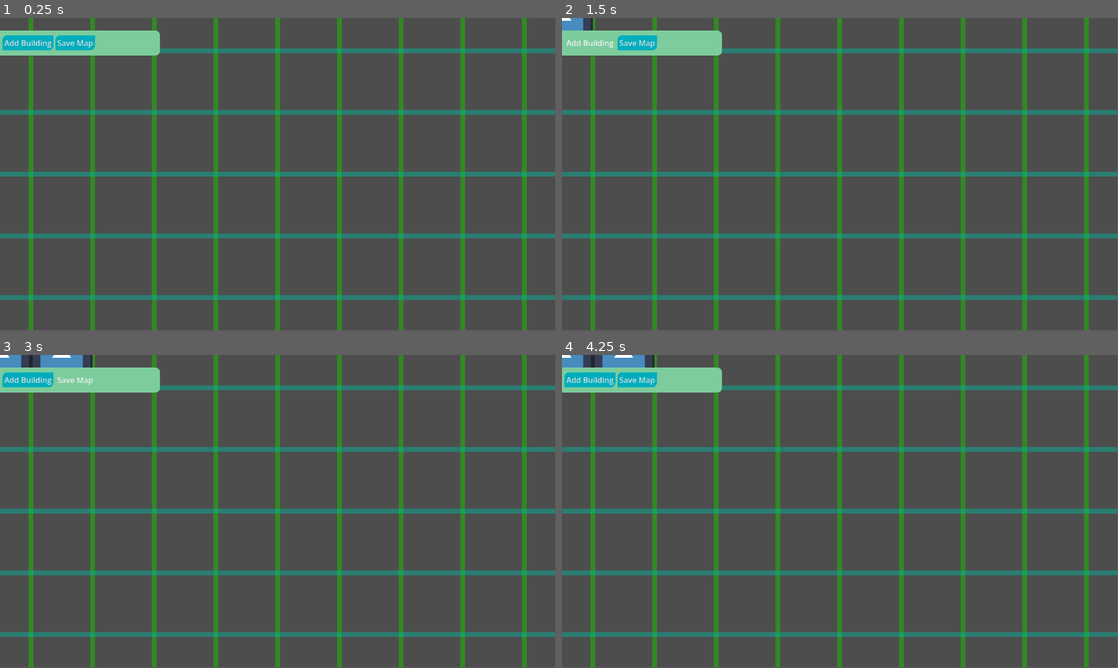
Above: before the commit, frames 1-4 (two rows, left to right).
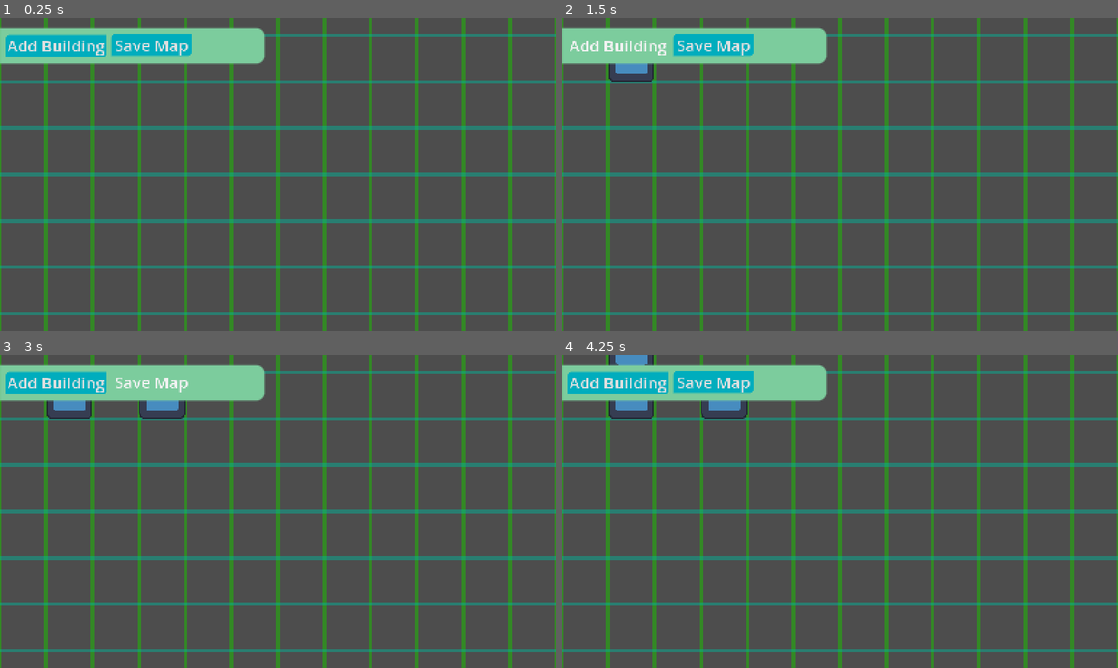
Above: after the commit, the same moments.

Repository: icebear-mc/Genesis
Game: Godot game, scene res://scenes/world.tscn
Two runs of this game, one before a commit and one after it. Both use one fixed random seed, a clock stepped at 60 frames per second and the inputs below. The engine's default icon, where the game draws it, is replaced by a stand-in: a white triangle on a blue panel in a dark square.
Inputs (mouse positions are in pixels of both pictures, inside the frame that each line leads up to):
- Up to frame 1 (0.25 s): no input
- Up to frame 2 (1.5 s): click "Add Building" at 0.5 s; click "Add Building" at 1.25 s
- Up to frame 3 (3 s): click "Add Building" at 2 s; click "Save Map" at 2.75 s
- Up to frame 4 (4.25 s): drag from (623, 358) to (895, 442) at 3.52 s
In our replay, the window is 799x449 before the commit and 800x450 after it. These sizes can differ from the game's own. Grey fills any space a smaller window leaves; there, only what the larger window draws over its background counts as a difference.

The runs differ from the first frame. In frame 1, 26% of the frame differs, in the area x 0-100%, y 0-100%; in frame 2, 26%; in frame 3, 26%; in frame 4, 26%.

Commit message:
0.2.2
updated topmenu

Diff:
--- a/project.godot
+++ b/project.godot
@@ -11,7 +11,7 @@
 [application]
 
 config/name="Genesis"
-config/version="0.2.1"
+config/version="0.2.2"
 run/main_scene="uid://cxwoig5vohwof"
 config/features=PackedStringArray("4.6", "GL Compatibility")
 config/icon="res://assets/icons/icon.svg"
@@ -19,6 +19,14 @@
 [autoload]
 
 Vars="*uid://crvfafrk7pffb"
+
+[display]
+
+window/size/viewport_width=1920
+window/size/viewport_height=1080
+window/size/mode=2
+window/stretch/mode="canvas_items"
+window/stretch/scale=1.25
 
 [editor_plugins]
 
@@ -49,6 +57,7 @@
 
 [rendering]
 
+textures/canvas_textures/default_texture_filter=0
 rendering_device/driver.windows="d3d12"
 renderer/rendering_method="gl_compatibility"
 renderer/rendering_method.mobile="gl_compatibility"
--- a/scenes/top_menu.tscn
+++ b/scenes/top_menu.tscn
@@ -13,11 +13,14 @@
 corner_radius_bottom_right = 10
 
 [node name="TopMenu" type="CanvasLayer" unique_id=1907492476]
+scale = Vector2(1.1, 1.1)
+transform = Transform2D(1.1, 0, 0, 1.1, 0, 0)
 
 [node name="Panel" type="Panel" parent="." unique_id=765298844]
 offset_top = 26.0
 offset_right = 332.0
-offset_bottom = 78.0
+offset_bottom = 70.27272
+scale = Vector2(2, 2)
 size_flags_horizontal = 4
 theme_override_styles/panel = SubResource("StyleBoxFlat_327hm")
 
@@ -26,23 +29,28 @@
 offset_top = 31.0
 offset_right = 111.0
 offset_bottom = 71.0
+scale = Vector2(2, 2)
 
 [node name="Button" type="Button" parent="." unique_id=342166308]
-offset_left = 5.0
-offset_top = 36.0
-offset_right = 111.0
-offset_bottom = 67.0
+offset_left = 13.636363
+offset_top = 41.81818
+offset_right = 268.1818
+offset_bottom = 96.818184
 theme = SubResource("Theme_327hm")
 theme_type_variation = &"FlatButton"
+theme_override_font_sizes/font_size = 40
 theme_override_styles/normal = SubResource("StyleBoxFlat_uxvdx")
 text = "Add Building"
+clip_text = true
 
 [node name="Button2" type="Button" parent="." unique_id=382322479]
-offset_left = 115.0
-offset_top = 36.0
-offset_right = 197.0
-offset_bottom = 67.0
+offset_left = 280.0
+offset_top = 40.0
+offset_right = 481.81815
+offset_bottom = 95.0
 theme = SubResource("Theme_327hm")
 theme_type_variation = &"FlatButton"
+theme_override_font_sizes/font_size = 40
 theme_override_styles/normal = SubResource("StyleBoxFlat_uxvdx")
 text = "Save Map"
+clip_text = true
